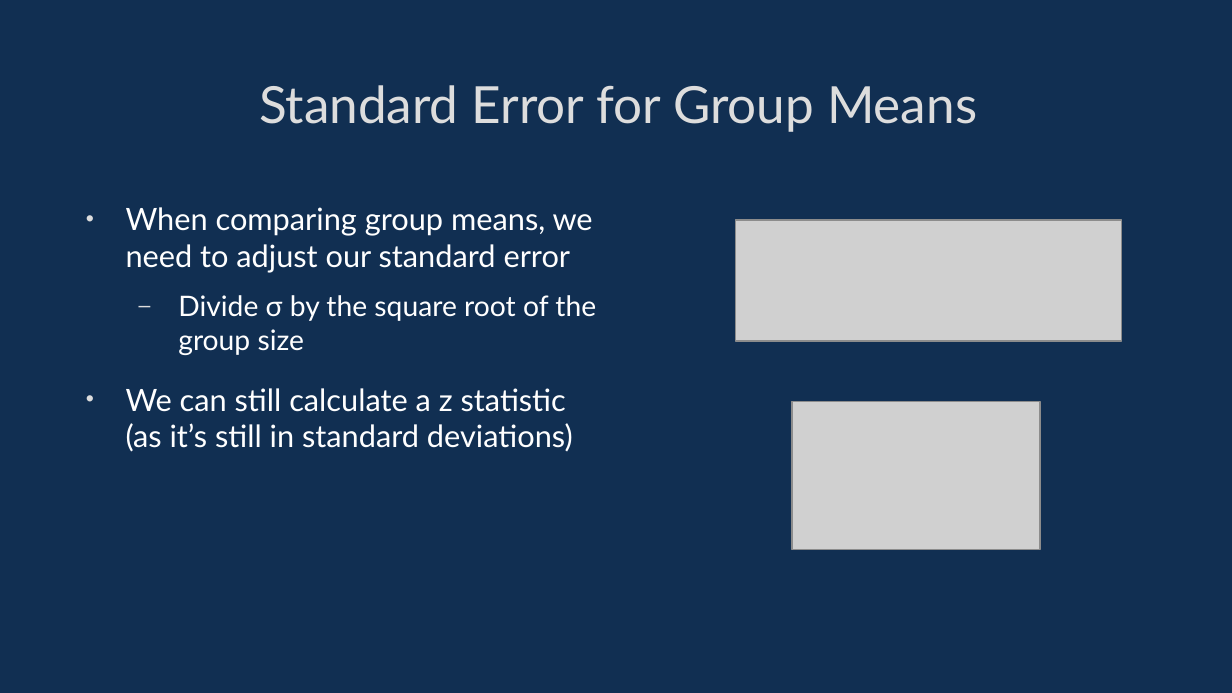
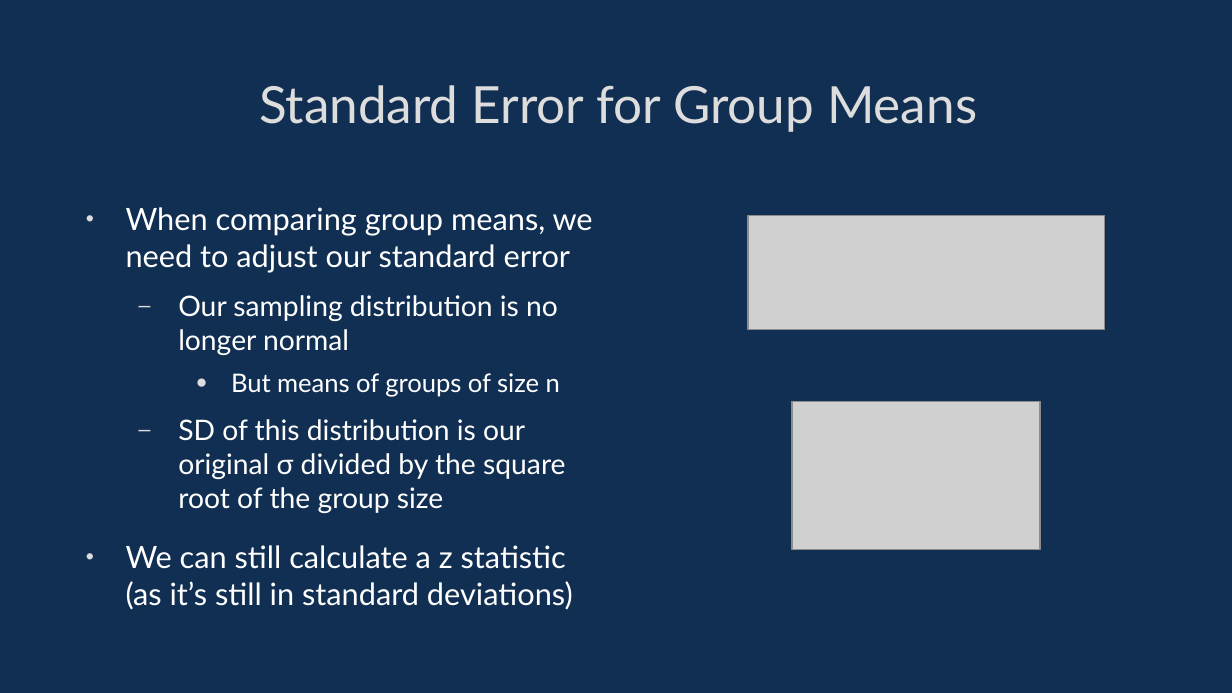
Before and after one commit to davidgundry/maths22-23, a slide deck: slide 62 of slides/maths-12-inferrential-statistics.odp (slide 75 before the commit). Drawn at 1232x693 pixels with LibreOffice and Linux fonts; fonts in the diff are those of the drawing; grey boxes stand for pictures. Boxes give left, top, right and bottom in pixels: in the first picture for what was removed or moved away, otherwise in the second. Text is boxed around its words. In the diff, an @@ line names an element or a change of style, - is before the commit and + after.

```diff
--- a/slides/maths-12-inferrential-statistics.odp
+++ b/slides/maths-12-inferrential-statistics.odp
@@ picture: place and size @@
-picture at bbox=[736, 220, 1122, 341]
+picture at bbox=[748, 216, 1105, 330]
@@ text at bbox=[178, 295, 566, 513]: text changed @@
-  – Divide σ by the square root of the group size
+  – Our sampling distribution is no longer normal
+    ● But means of groups of size n
+  – SD of this distribution is our original σ divided by the square root of the group size
```
Also in this commit, not shown: 32 other slides changed, 22 slides added, 28 slides removed, 17 other files.
